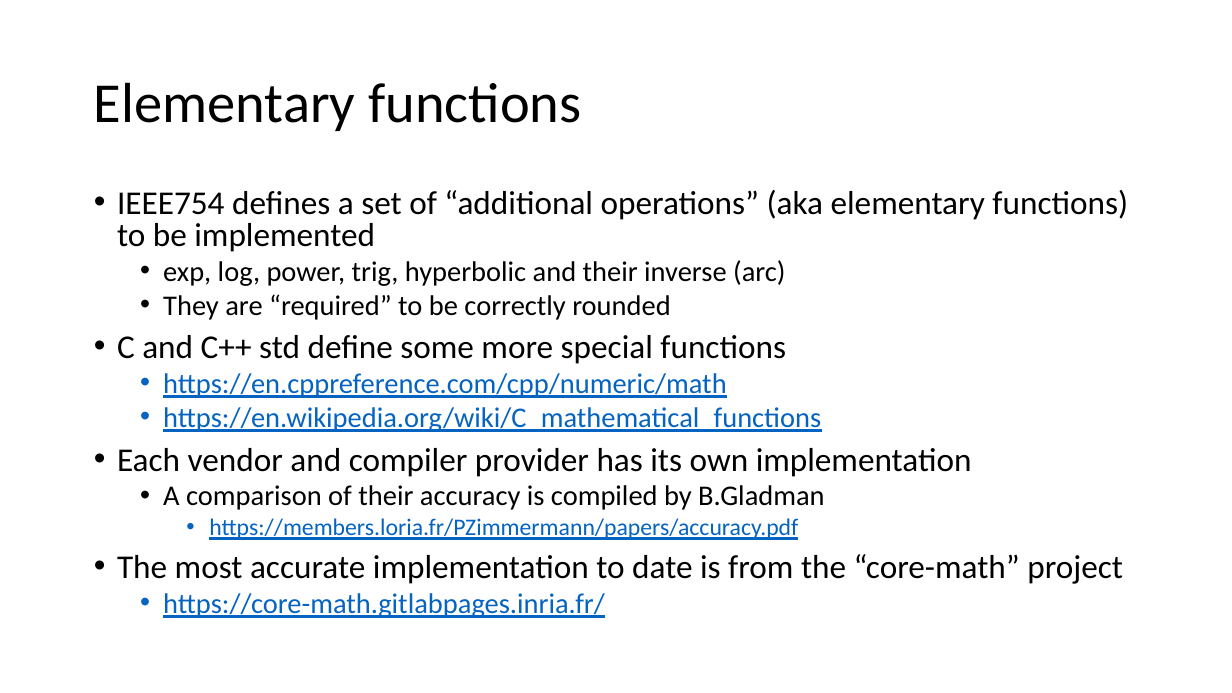
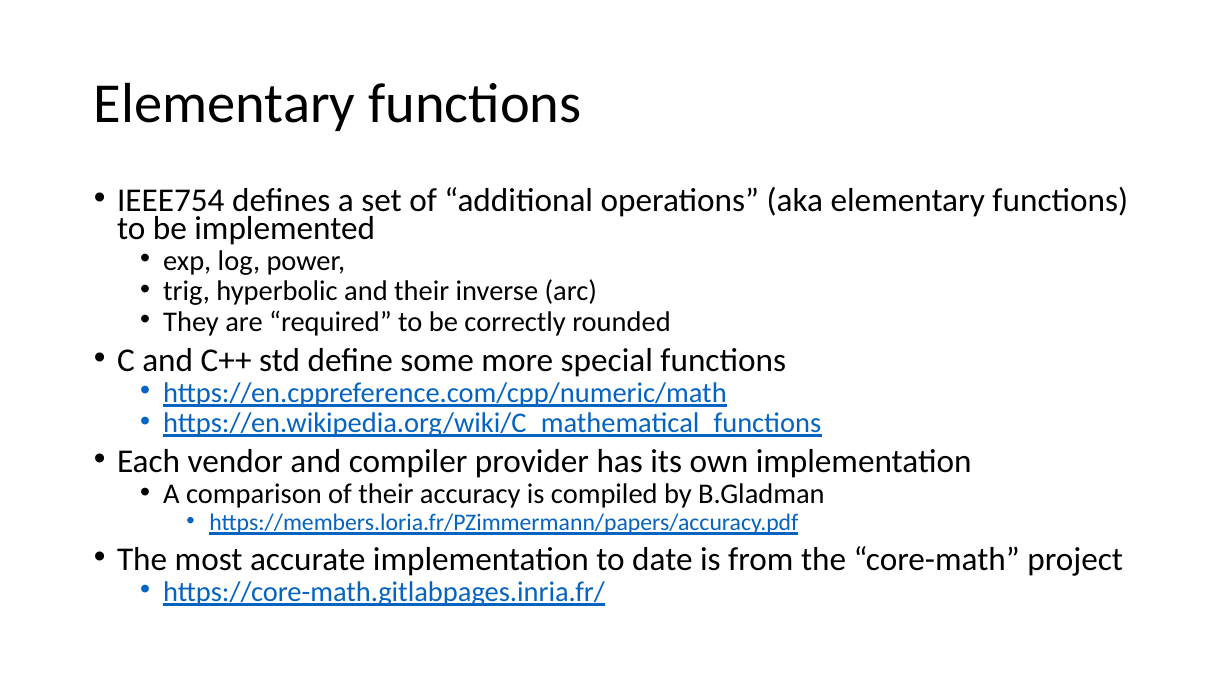
Before and after one commit to VinInn/FPCourse, a slide deck: slide 27 of Slides/FPforScientist.pptx. Drawn at 1232x693 pixels with LibreOffice and Linux fonts; fonts in the diff are those of the drawing. Boxes give left, top, right and bottom in pixels: in the first picture for what was removed or moved away, otherwise in the second. Text is boxed around its words. In the diff, an @@ line names an element or a change of style, - is before the commit and + after.

Commit message:
added TMD

```diff
--- a/Slides/FPforScientist.pptx
+++ b/Slides/FPforScientist.pptx
@@ text at bbox=[117, 187, 1128, 606]: line spacing 0.8 to 0.7 @@
@@ text at bbox=[163, 250, 597, 305]: text changed @@
-  • exp, log, power, trig, hyperbolic and their inverse (arc)
+  • exp, log, power,
+  • trig, hyperbolic and their inverse (arc)
```
Also in this commit, not shown: 2 slides added.
